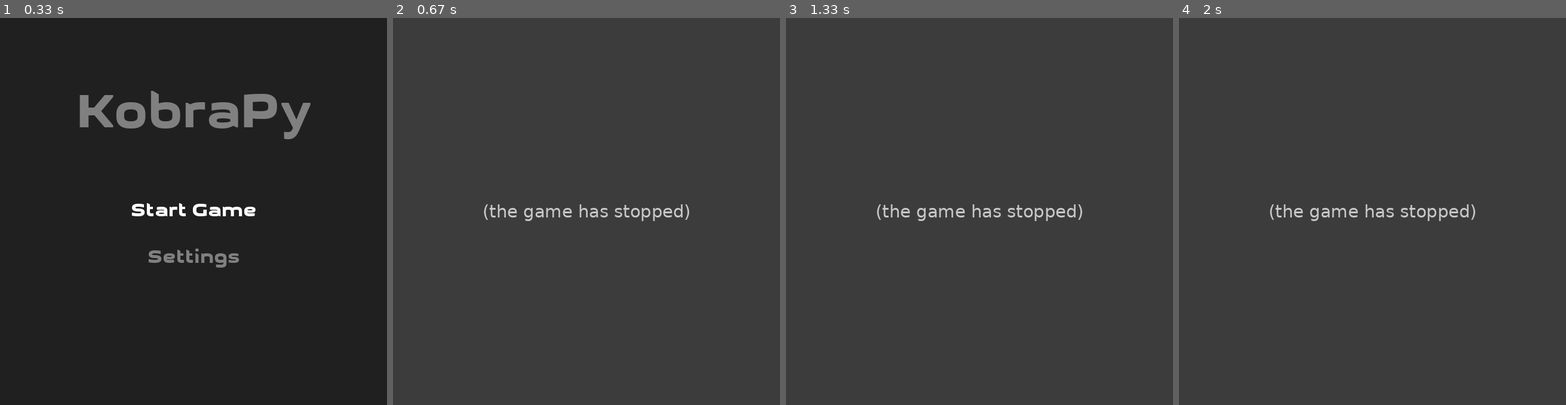
Above: before the commit, frames 1-4 (left to right).
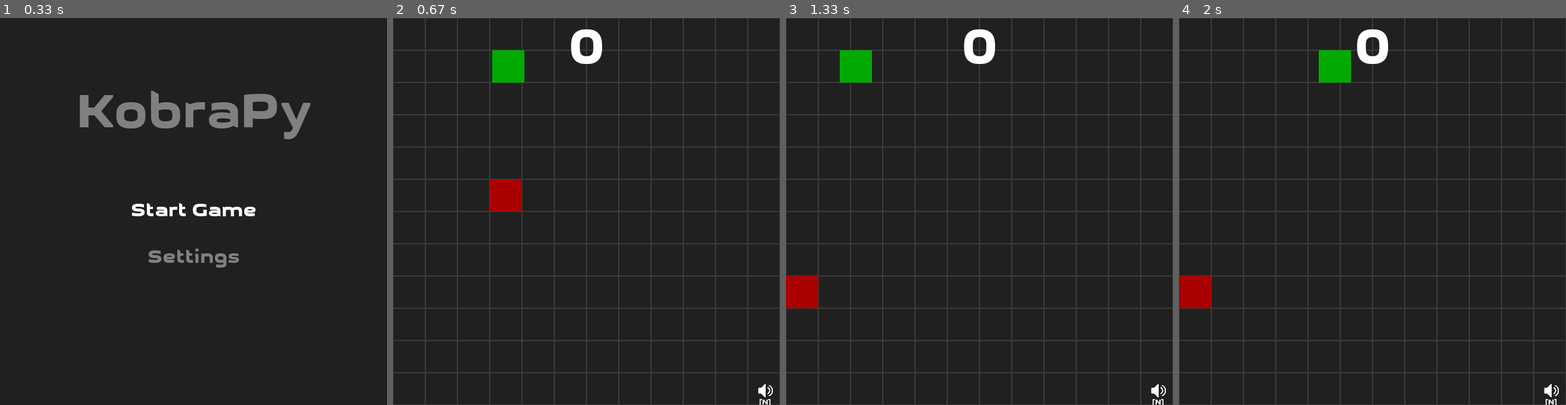
Above: after the commit, the same moments.

Repository: fossguild/naja
Game: pygame game, started from kobra.py
Same seed, same stepped clock (60 frames per second), same inputs: the game is played once before the commit and once after it.
Inputs:
- Up to frame 1 (0.33 s): no input
- Up to frame 2 (0.67 s): click "Start Game" at 0.38 s
- Up to frame 3 (1.33 s): hold Up 0.67-1.13 s; tap Enter at 1.17 s
- Up to frame 4 (2 s): no input

Frame 1 is identical in both runs. In frame 2, 93% of the frame differs, in the area x 0-100%, y 0-100%; in frame 3, 93%; in frame 4, 93%.
Error before the commit: NameError: name 'create_obstacles_constructively' is not defined (kobra.py line 534); the game stopped at 0.38 s (later frames are placeholders)

Commit message:
Now obstacles work

Diff:
--- a/kobra.py
+++ b/kobra.py
@@ -312,7 +312,7 @@
             )
             globals()["apple"] = Apple(WIDTH, HEIGHT, GRID_SIZE)
             snake.speed = CLOCK_TICKS
-            apple.move_away_from_snake(snake) #ensure apple is not on snake
+            apple.ensure_valid_position(snake) #ensure apple is not on snake
         except NameError:
             # If called before classes/instances exist, ignore.
             pass
@@ -525,6 +525,122 @@
 
     arena.blit(hint_surf, hint_rect)
 
+def is_grid_connected(obstacles, snake_start_x, snake_start_y):
+    """Checks if all free cells on the grid are connected using BFS."""
+    obstacles_positions = {(obs.x, obs.y) for obs in obstacles}
+    if (snake_start_x, snake_start_y) in obstacles_positions:
+        return False
+
+    # Calculate the expected number of reachable cells
+    total_cells = (WIDTH // GRID_SIZE) * (HEIGHT // GRID_SIZE)
+    total_free_cells = total_cells - len(obstacles)
+
+    # Use a standard list as a queue
+    queue = [(snake_start_x, snake_start_y)]
+    visited = set([(snake_start_x, snake_start_y)])
+
+    while queue:
+        # Pop the first element to behave like a queue (FIFO)
+        x, y = queue.pop(0)
+
+        # Check all four neighbors
+        for dx, dy in [
+            (0, GRID_SIZE),
+            (0, -GRID_SIZE),
+            (GRID_SIZE, 0),
+            (-GRID_SIZE, 0),
+        ]:
+            neighbor = (x + dx, y + dy)
+
+            # If neighbor is valid and unvisited, add it to the queue
+            if (
+                0 <= neighbor[0] < WIDTH
+                and 0 <= neighbor[1] < HEIGHT
+                and neighbor not in obstacles_positions
+                and neighbor not in visited
+            ):
+                visited.add(neighbor)
+                queue.append(neighbor)
+
+    # The grid is connected if all free cells were visited
+    return len(visited) == total_free_cells
+
+def would_create_trap(new_obstacle_pos, obstacles_positions):
+    """
+    Checks if placing a new obstacle creates a trap for any adjacent cell.
+    A trap is a free cell with 3 or more blocked sides.
+    """
+    new_x, new_y = new_obstacle_pos
+
+    # We only need to check the four direct neighbors of the new obstacle.
+    # Only these cells could possibly become trapped by this new addition.
+    for dx, dy in [(0, GRID_SIZE), (0, -GRID_SIZE), (GRID_SIZE, 0), (-GRID_SIZE, 0)]:
+        neighbor_x, neighbor_y = new_x + dx, new_y + dy
+
+        # If the neighbor is not a free cell, we don't need to check it.
+        if Obstacle.is_blocked(
+            neighbor_x, neighbor_y, (0, 0), obstacles_positions,WIDTH,HEIGHT
+        ):  # Note: passing dummy new_pos
+            continue
+
+        # This neighbor is a free cell. Let's count how many of its sides are blocked.
+        blocked_sides_count = 0
+
+        # Check the 4 sides of this neighbor cell
+        sides_to_check = [
+            (neighbor_x + GRID_SIZE, neighbor_y),  # Right
+            (neighbor_x - GRID_SIZE, neighbor_y),  # Left
+            (neighbor_x, neighbor_y + GRID_SIZE),  # Down
+            (neighbor_x, neighbor_y - GRID_SIZE),  # Up
+        ]
+
+        for side_x, side_y in sides_to_check:
+            if Obstacle.is_blocked(side_x, side_y, new_obstacle_pos, obstacles_positions,WIDTH,HEIGHT):
+                blocked_sides_count += 1
+
+        # If 3 or more sides are blocked, it's a trap.
+        if blocked_sides_count >= 3:
+            return True
+
+    # If we check all neighbors and none of them become traps, the placement is safe.
+    return False
+
+def create_obstacles_constructively(num_obstacles, snake_start_x, snake_start_y):
+    """Builds a valid map by adding obstacles one by one safely."""
+    while True:
+        obstacles = []
+        obstacles_positions = set()
+
+        # Get all possible spawn points for obstacles, avoiding the snake's start area
+        available_positions = []
+        for x in range(0, WIDTH, GRID_SIZE):
+            for y in range(0, HEIGHT, GRID_SIZE):
+                if not (
+                    abs(x - snake_start_x) < GRID_SIZE * 8
+                    and abs(y - snake_start_y) < GRID_SIZE * 2
+                ):
+                    available_positions.append((x, y))
+        random.shuffle(available_positions)
+
+        temp_available = list(available_positions)
+
+        # Attempt to place one obstacle at a time
+        while len(obstacles) < num_obstacles and temp_available:
+            candidate_pos = temp_available.pop()
+
+            # Rule 1: Don't create narrow passages or traps
+            if would_create_trap(candidate_pos, obstacles_positions):
+                continue
+
+            # If the local check passes, add the obstacle
+            obstacles.append(Obstacle(candidate_pos[0], candidate_pos[1],arena,GRID_SIZE))
+            obstacles_positions.add(candidate_pos)
+
+        # Rule 2: Don't disconnect the map
+        if len(obstacles) == num_obstacles and is_grid_connected(
+            obstacles, snake_start_x, snake_start_y
+        ):
+            return obstacles
 
 ##
 ## Start flow
@@ -535,7 +651,7 @@
     NUM_OBSTACLES, snake.x, snake.y
 )  # create obstacles
 apple = Apple(WIDTH, HEIGHT, GRID_SIZE)
-apple.move_away_from_snake(snake)
+apple.ensure_valid_position(snake)
 
 ##
 ## Main loop
